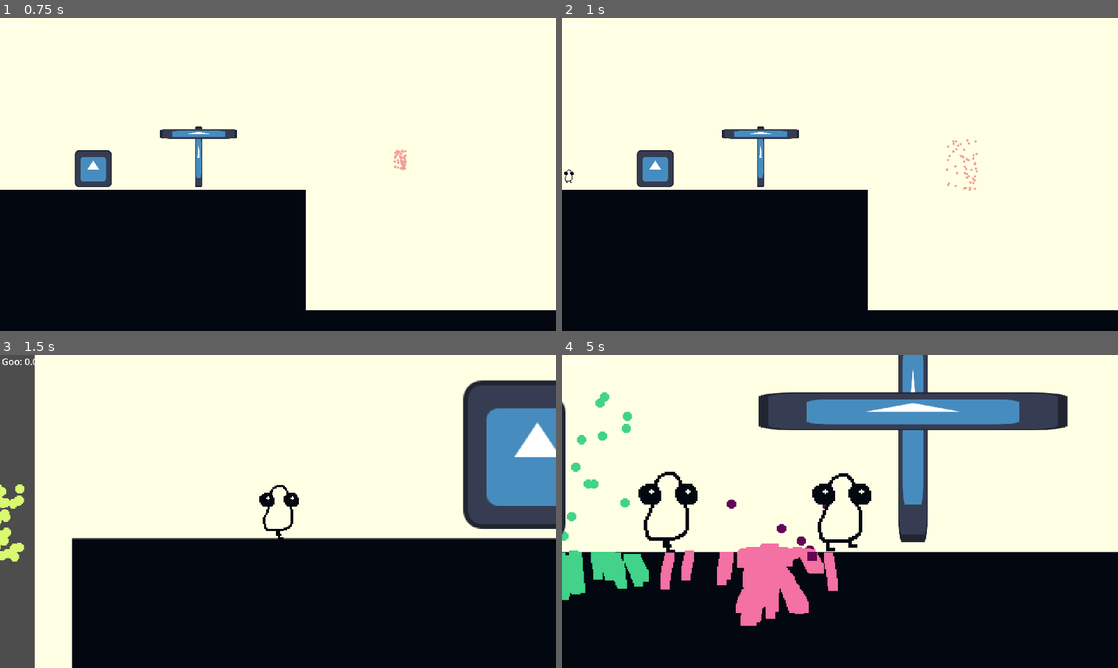
Above: before the commit, frames 1-4 (two rows, left to right).
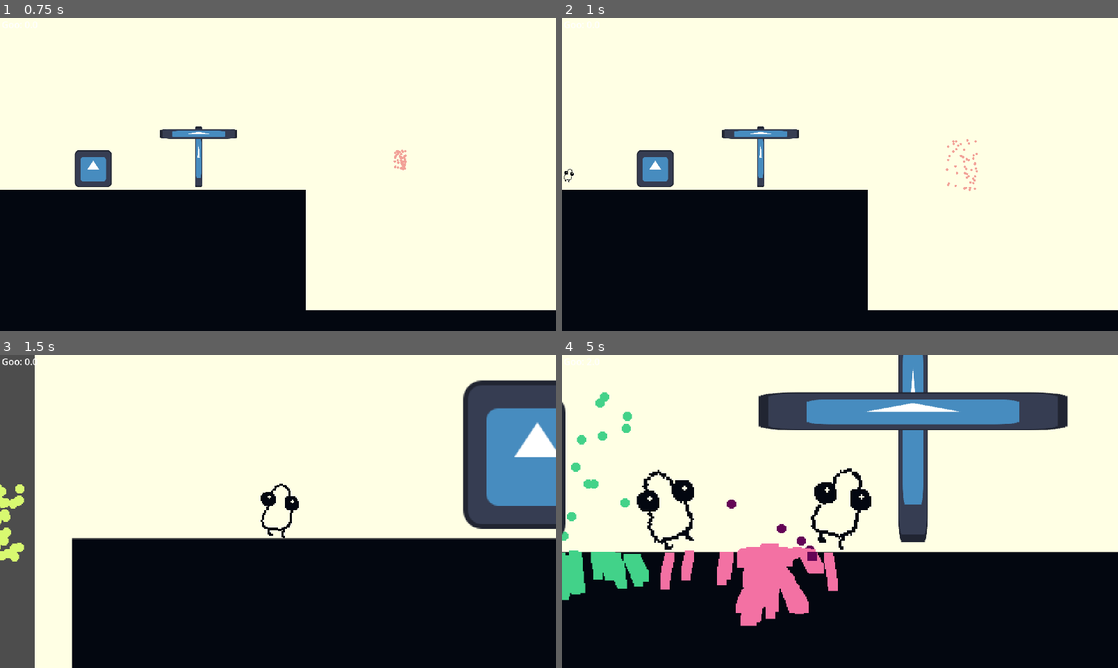
Above: after the commit, the same moments.

Repository: Octoan1/Tinkles-Incremental
Game: Godot game, scene res://main.tscn
Two runs of this game, one before a commit and one after it. Both use one fixed random seed, a clock stepped at 60 frames per second and the inputs below. The engine's default icon, where the game draws it, is replaced by a stand-in: a white triangle on a blue panel in a dark square.
Inputs (mouse positions are in pixels of both pictures, inside the frame that each line leads up to):
- Up to frame 1 (0.75 s): tap Enter at 0.5 s; move the mouse to (400, 158) at 0.52 s; click (400, 158) at 0.6 s
- Up to frame 2 (1 s): no input
- Up to frame 3 (1.5 s): move the mouse to (16, 520) at 1.27 s; click (16, 520) at 1.35 s
- Up to frame 4 (5 s): move the mouse to (667, 483) at 2.02 s; click (667, 483) at 2.1 s; move the mouse to (812, 574) at 2.77 s; click (812, 574) at 2.85 s; move the mouse to (1006, 558) at 3.52 s; click (1006, 558) at 3.6 s; move the mouse to (673, 464) at 4.27 s; click (673, 464) at 4.35 s

Frame 1 is identical in both runs. In frame 2, less than 0.1% of the frame differs, in the area x 0-3%, y 48-53%; in frame 3, 0.2%; in frame 4, 1.5%, in the area x 13-56%, y 36-64%.

Commit message:
testing walk anims

Diff:
--- a/Objects/Buildings/crusher.tscn
+++ b/Objects/Buildings/crusher.tscn
@@ -21,6 +21,7 @@
 
 [node name="DamageArea" parent="." unique_id=743706955 instance=ExtResource("3_muvn6")]
 damage = 2
+insta_kill = true
 one_shot = true
 
 [node name="CollisionShape2D" type="CollisionShape2D" parent="DamageArea" unique_id=83892567]
--- a/Objects/Lemming/lemming.tscn
+++ b/Objects/Lemming/lemming.tscn
@@ -49,7 +49,7 @@
 }],
 "loop": true,
 "name": &"walk",
-"speed": 5.0
+"speed": 10.0
 }]
 
 [sub_resource type="RectangleShape2D" id="RectangleShape2D_bs02x"]
@@ -68,6 +68,7 @@
 [node name="AnimatedSprite2D" type="AnimatedSprite2D" parent="." unique_id=615340767]
 sprite_frames = SubResource("SpriteFrames_4ypp3")
 animation = &"walk"
+frame_progress = 0.3106479
 
 [node name="RayCast2D" type="RayCast2D" parent="." unique_id=862188445]
 position = Vector2(15, 0)
Binary file changed: Assets/Asesprite/lemming-Sheet.png
Binary file changed: Assets/Asesprite/lemming.aseprite
